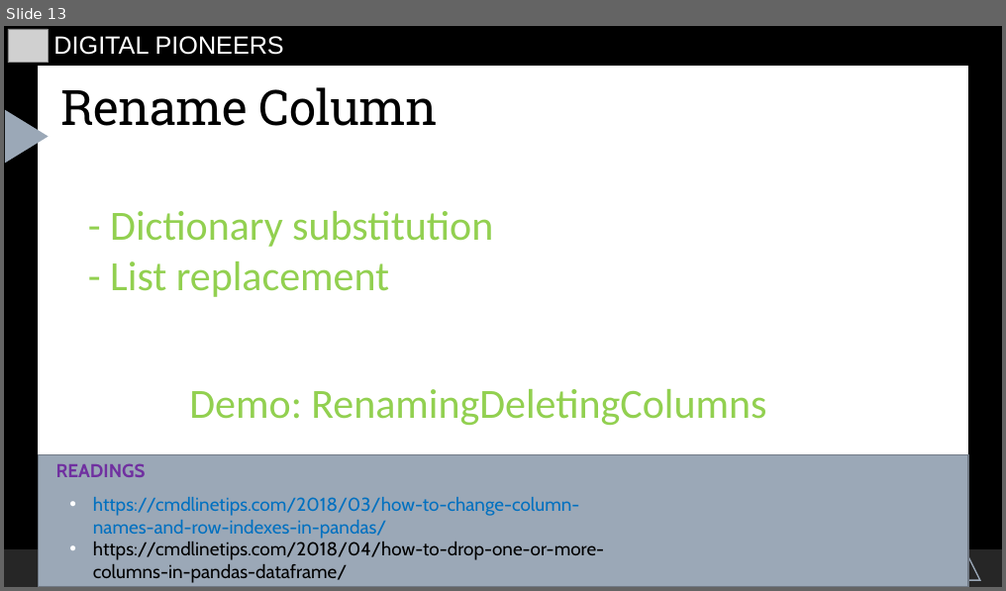
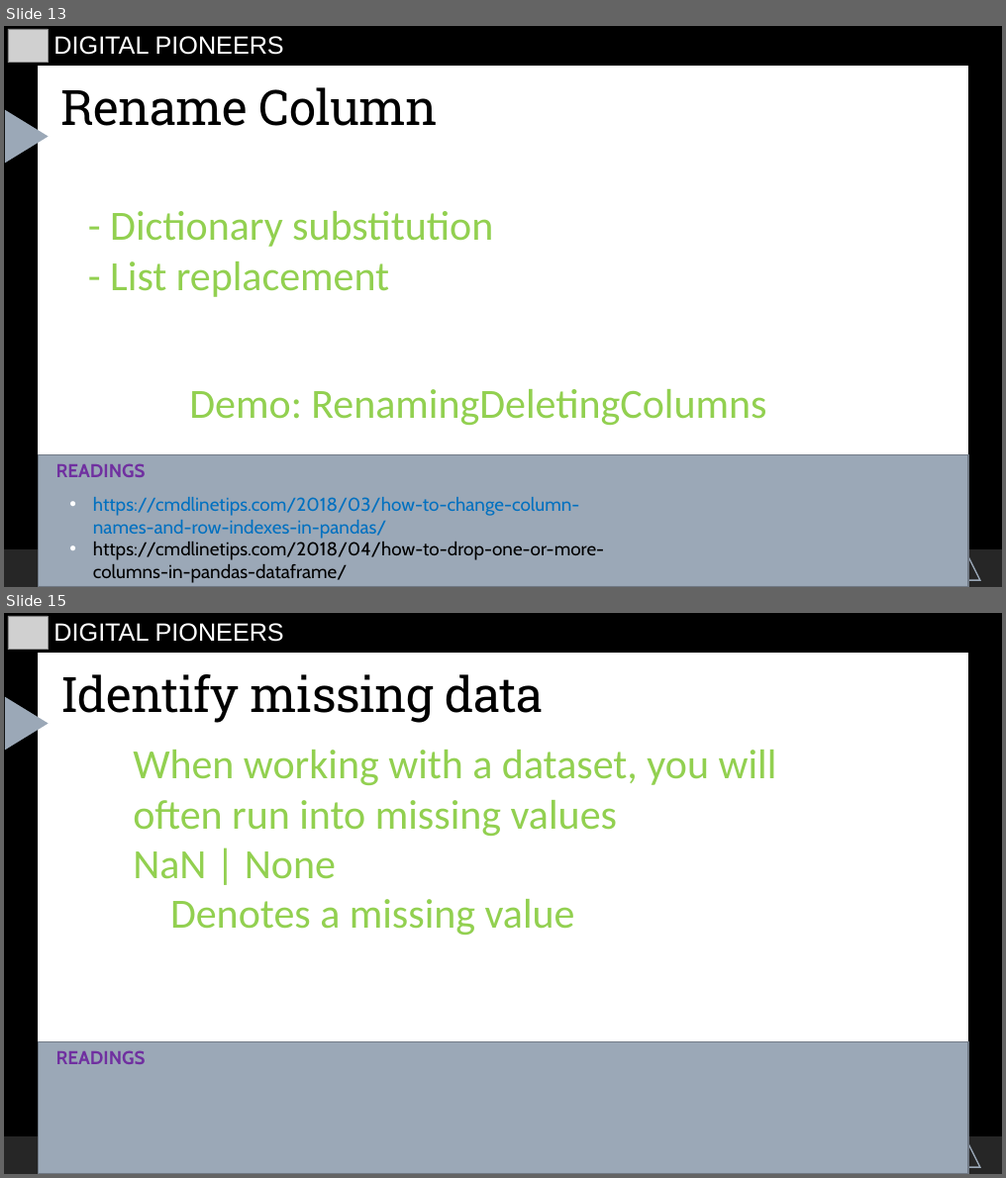
Before and after one commit to starswish2100/pythoninfinance, a slide deck: Introduction/hewei-material/5.Handling_Spreadsheets/HandlingSpreadsheets.odp. Shown one above the other, each under a label of ours: slide 13 before the commit, slides 13 and 15 after it; the slides between them are not shown. The pictures are 1006x591 and 1006x1178 pixels, drawn with LibreOffice and Linux fonts; fonts in the diff are those of the drawing; grey boxes stand for pictures. Boxes give left, top, right and bottom in pixels: in the first picture for what was removed or moved away, otherwise in the second. Text is boxed around its words. In the diff, an @@ line names an element or a change of style, - is before the commit and + after.

```diff
--- a/Introduction/hewei-material/5.Handling_Spreadsheets/HandlingSpreadsheets.odp
+++ b/Introduction/hewei-material/5.Handling_Spreadsheets/HandlingSpreadsheets.odp
@@ slide 15 added at <box>4,613,1002,1174</box>, background #000000; not listed: 5 template elements that a slide beside it also shows @@
@@ picture added at <box>8,616,49,650</box> @@
@@ text added at <box>54,623,284,642</box>, 24 pt, text #FFFFFF @@
+DIGITAL PIONEERS
@@ title added at <box>60,674,544,723</box>, 47 pt, text #000000 @@
+Identify missing data
@@ text added at <box>133,750,777,935</box>, 40 pt, text #92D050 @@
+– When working with a dataset, you will often run into missing values
+– NaN | None
+  – Denotes a missing value
@@ freeform shape added at <box>38,1042,968,1174</box>, fill #9BA8B7, outline #717A86 1.25 pt @@
@@ text added at <box>56,1051,146,1064</box>, 18 pt, text #7030A0, bold @@
+READINGS
```
Also in this commit, not shown: 7 other slides added, 4 other files.
